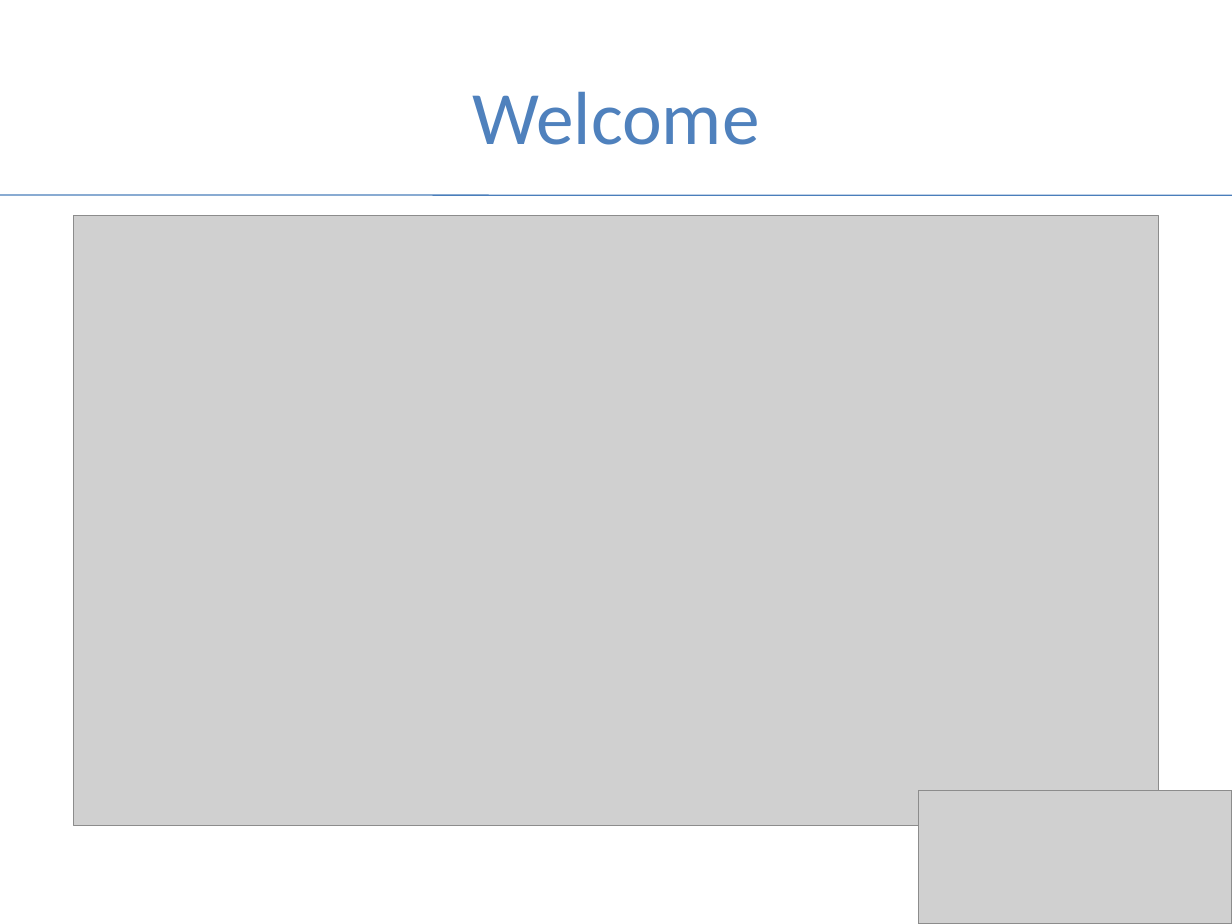
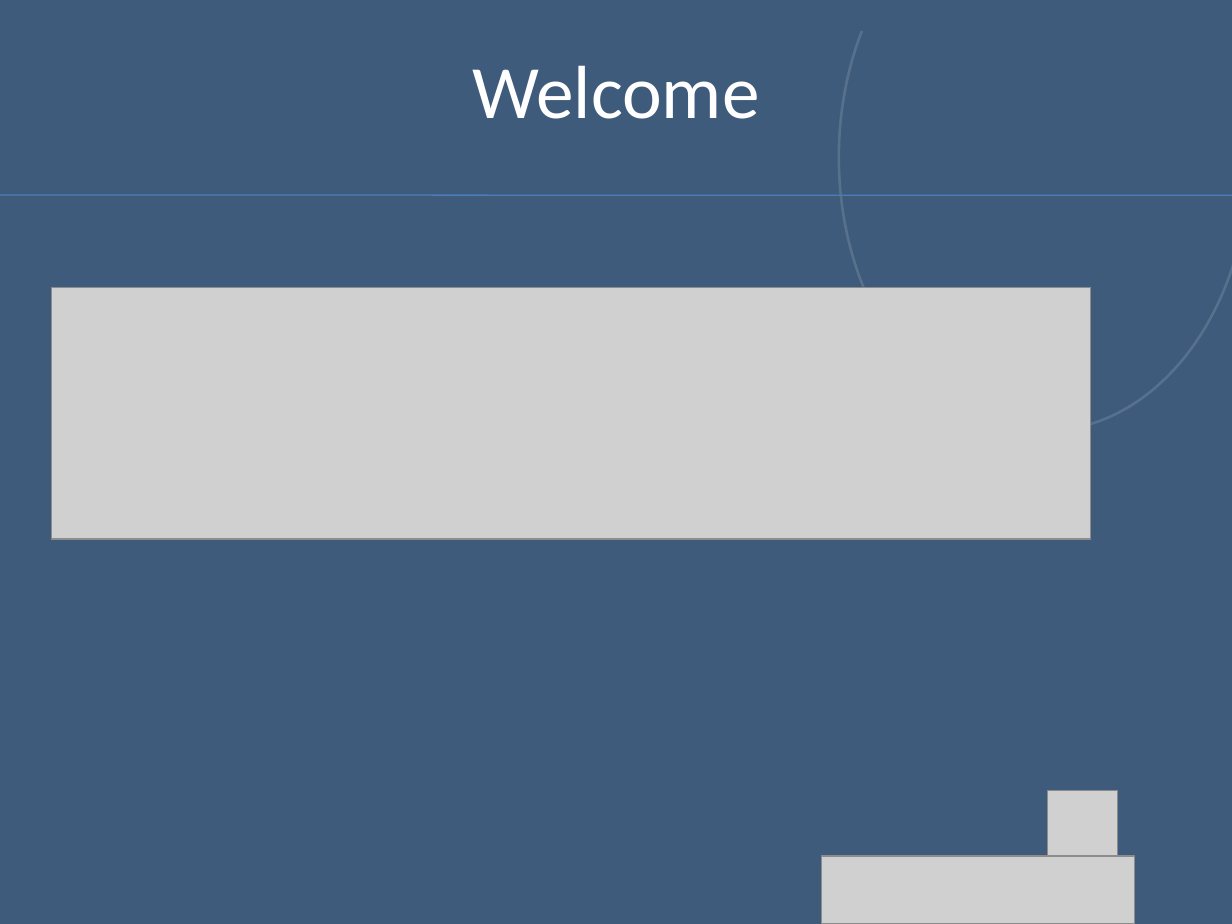
Before and after one commit to aimlearnings/DataScience, a slide deck: slide 1 of Data Visualization.pptx. Drawn at 1232x924 pixels with LibreOffice and Linux fonts; fonts in the diff are those of the drawing; grey boxes stand for pictures; background and template pictures are left out; a plain dark background stands for a picture behind light text. Boxes give left, top, right and bottom in pixels: in the first picture for what was removed or moved away, otherwise in the second. Text is boxed around its words. In the diff, an @@ line names an element or a change of style, - is before the commit and + after.

```diff
--- a/Data Visualization.pptx
+++ b/Data Visualization.pptx
@@ background #FFFFFF to picture (left out) @@
@@ rectangle added at <box>0,0,1232,924</box>, fill #4F81BD at 56% opacity @@
@@ arc (boxed as its full ellipse) added at <box>839,0,1232,431</box>, outline #FFFFFF 1.5 pt @@
@@ text "Welcome" at <box>472,65,759,119</box>: text colour #4F81BD to #FFFFFF; vertical alignment middle to top @@
@@ picture removed at <box>73,216,1158,825</box> @@
@@ picture added at <box>52,287,1092,538</box> @@
@@ picture removed at <box>919,791,1232,924</box> @@
@@ picture added at <box>1047,791,1117,861</box> @@
@@ picture added at <box>822,856,1135,924</box> @@
```
Also in this commit, not shown: 6 other slides changed, 1 slide added, 5 other files.
